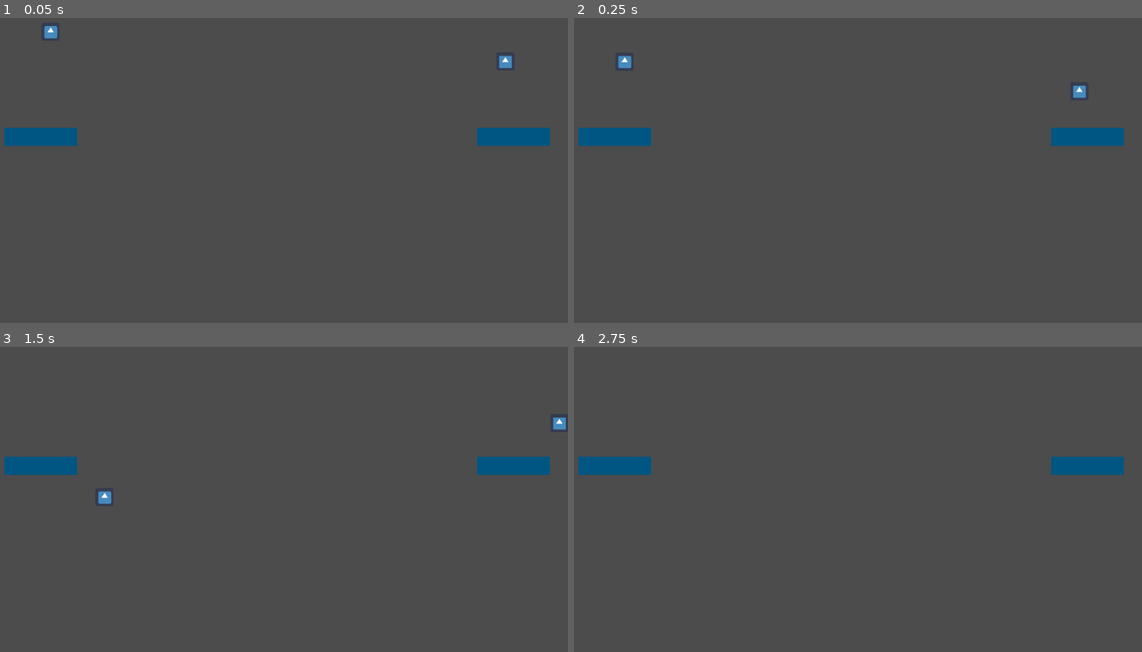
Above: before the commit, frames 1-4 (two rows, left to right).
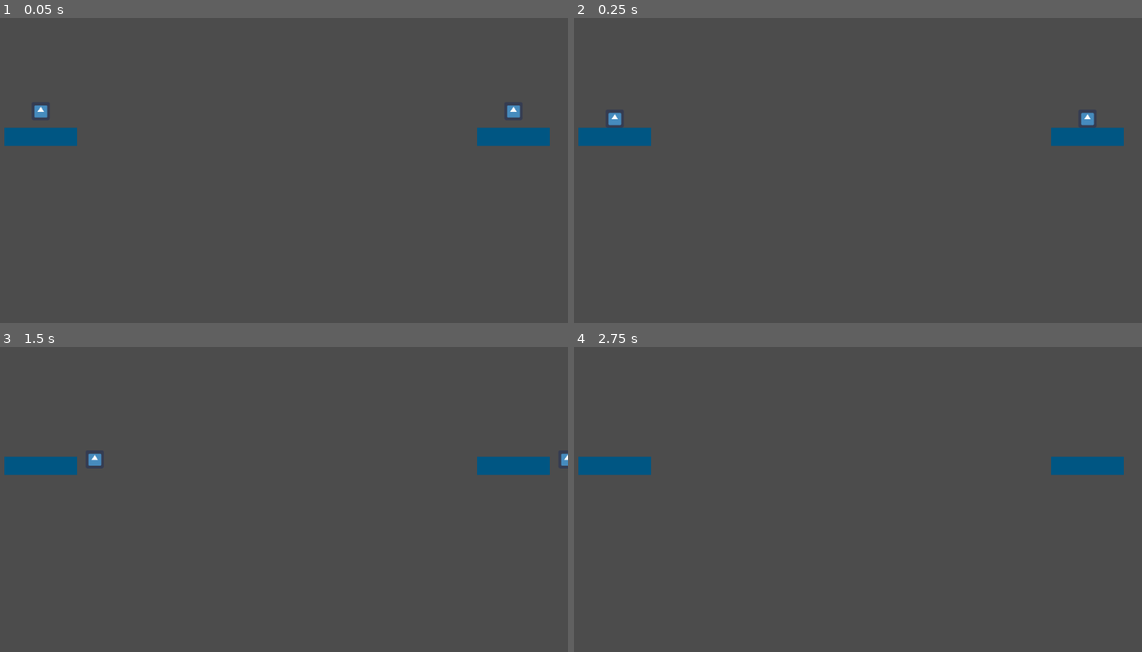
Above: after the commit, the same moments.

Repository: PoliPyc/DIYTournament
Game: Godot game, scene res://World.tscn
The game is run twice, just before and just after one commit, with the same random seed, the same clock (stepped at 60 frames per second) and the same inputs. The project has no main scene, so this scene is started directly. The engine's default icon, where the game draws it, is replaced by a stand-in: a white triangle on a blue panel in a dark square.
Inputs:
- Up to frame 1 (0.05 s): no input
- Up to frame 2 (0.25 s): no input
- Up to frame 3 (1.5 s): tap Enter (ui_accept) at 0.5, 0.77 s; hold Right from 0.53 s (still down); tap Space (shoot) at 0.6, 1.35 s
- Up to frame 4 (2.75 s): tap Enter (ui_accept) at 1.52 s; release Right at 2.03 s; hold Left from 2.03 s (still down); tap Space (shoot) at 2.1 s

The runs differ from the first frame. In frame 1, 0.4% of the frame differs, in the area x 6-92%, y 2-33%; in frame 2, 0.4%, in the area x 6-92%, y 12-36%; in frame 3, 0.3%; in frame 4, nothing differs.

Commit message:
refjuktor

Diff:
--- a/Player.tscn
+++ b/Player.tscn
@@ -1,10 +1,9 @@
-[gd_scene load_steps=6 format=2]
+[gd_scene load_steps=5 format=2]
 
 [ext_resource path="res://Player_model.tscn" type="PackedScene" id=1]
 [ext_resource path="res://State.tscn" type="PackedScene" id=2]
 [ext_resource path="res://Projectile_spawn.tscn" type="PackedScene" id=3]
-[ext_resource path="res://Projectile_spawn.gd" type="Script" id=4]
-[ext_resource path="res://Builder.tscn" type="PackedScene" id=5]
+[ext_resource path="res://Builder.tscn" type="PackedScene" id=4]
 
 [node name="Player" type="Node"]
 
@@ -13,6 +12,5 @@
 [node name="State" parent="." instance=ExtResource( 2 )]
 
 [node name="Projectile_spawn" parent="." instance=ExtResource( 3 )]
-script = ExtResource( 4 )
 
-[node name="Builder" parent="." instance=ExtResource( 5 )]
+[node name="Builder" parent="." instance=ExtResource( 4 )]
--- a/Player_model.tscn
+++ b/Player_model.tscn
@@ -1,7 +1,6 @@
 [gd_scene load_steps=7 format=2]
 
-[ext_resource path="res://Player.gd" type="Script" id=1]
-[ext_resource path="res://Player_model.gd" type="Script" id=1]
+[ext_resource path="res://Player_shooting.gd" type="Script" id=1]
 [ext_resource path="res://icon.png" type="Texture" id=2]
 [ext_resource path="res://Builder.tscn" type="PackedScene" id=3]
 [ext_resource path="res://Projectile_spawn.tscn" type="PackedScene" id=4]
--- a/World.tscn
+++ b/World.tscn
@@ -33,7 +33,7 @@
 tile_data = PoolIntArray( 524289, 0, 0, 524290, 0, 0, 524291, 0, 0, 524292, 0, 0, 524315, 0, 0, 524316, 0, 0, 524317, 0, 0, 524318, 0, 0 )
 
 [node name="Player_body" parent="." instance=ExtResource( 2 )]
-position = Vector2( 113.453, 84.3727 )
+position = Vector2( 96, 224 )
 
 [node name="Player_body2" parent="." instance=ExtResource( 2 )]
-position = Vector2( 913.72, 136.733 )
+position = Vector2( 928, 224 )
Renamed: Player.gd -> Player_movement.gd
Renamed: Player_model.gd -> Player_shooting.gd
Not shown, added: res/tile_cursor.png.import
